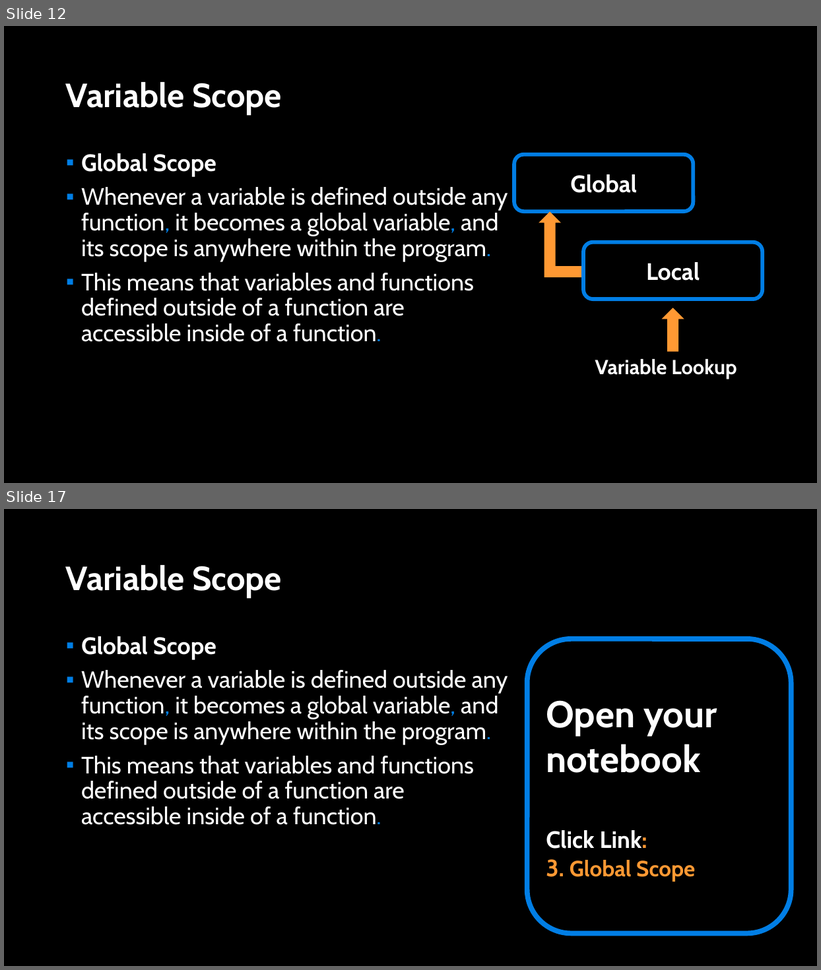
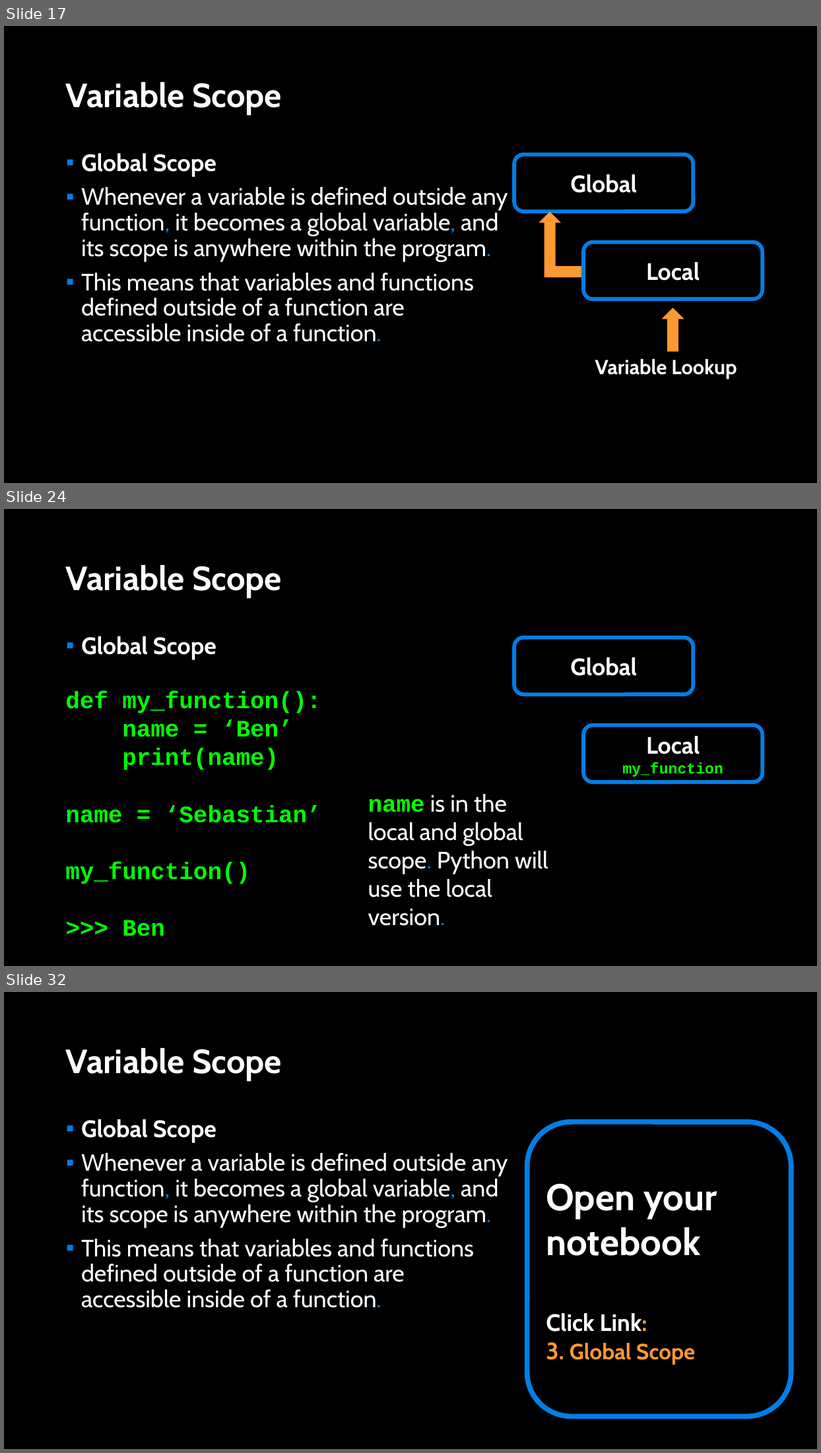
Before and after one commit to APS106/APS106-winter-2023-kinsella-goodfellow, a slide deck: lectures/week2/lecture2/slides/week2_lecture2.pptx. Shown one above the other, each under a label of ours: slides 12 and 17 before the commit, slides 17, 24 and 32 after it; the slides between them are not shown. The pictures are 821x970 and 821x1453 pixels, drawn with LibreOffice and Linux fonts; fonts in the diff are those of the drawing; background and template pictures are left out. Boxes give left, top, right and bottom in pixels: in the first picture for what was removed or moved away, otherwise in the second. Text is boxed around its words. In the diff, an @@ line names an element or a change of style, - is before the commit and + after.

```diff
--- a/lectures/week2/lecture2/slides/week2_lecture2.pptx
+++ b/lectures/week2/lecture2/slides/week2_lecture2.pptx
@@ slide 24 added at bbox=[4, 509, 817, 966], background picture (left out) @@
@@ title added at bbox=[66, 565, 282, 597], 39.6 pt, text #FFFFFF, bold @@
+Variable Scope
@@ text added at bbox=[81, 636, 217, 659], 28 pt, text #FFFFFF, bold @@
+▪ Global Scope
@@ rounded rectangle added at bbox=[515, 638, 694, 695], outline #017EE5 4.5 pt, 28 pt, text #FFFFFF, bold @@
+Global
@@ text added at bbox=[65, 692, 321, 937], 28 pt, text #00FF00, bold @@
+def my_function():
+name = ‘Ben’
+print(name)
+name = ‘Sebastian’
+my_function()
+>>> Ben
@@ rounded rectangle added at bbox=[583, 725, 763, 783], outline #017EE5 4.5 pt, 18 pt, text #00FF00, bold @@
+Local
+my_function
@@ text added at bbox=[368, 794, 548, 926], 28 pt, text #FFFFFF @@
+name is in the local and global scope. Python will use the local version.
@@ what was slide 12 is now slide 17 @@
@@ what was slide 17 is now slide 32 @@
```
Also in this commit, not shown: 8 slides changed, 19 other slides added, 3 other files.
